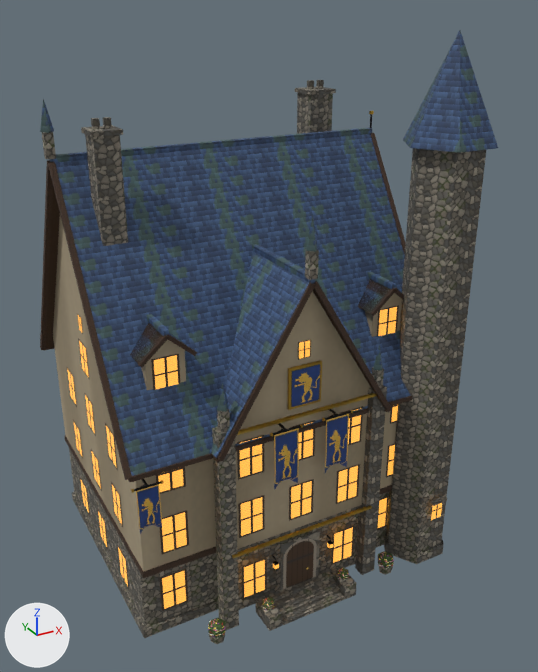
The glTF model www/proto3d/models/beth/hi/buildings_card2/bld_guildhall_card2_lod2.glb as it was, and as the next commit left it.
Before and after are seen from a 50 mm camera at (-14.0, -29.2, 24.5) aimed at (1.2, -1.5, 10.7). Lighting does not change. The marker at lower left points along +X, +Y and +Z. The picture after the commit comes second. Vertices at exactly the same position are counted once.

The first picture shows 'bld_guildhall_card2'.
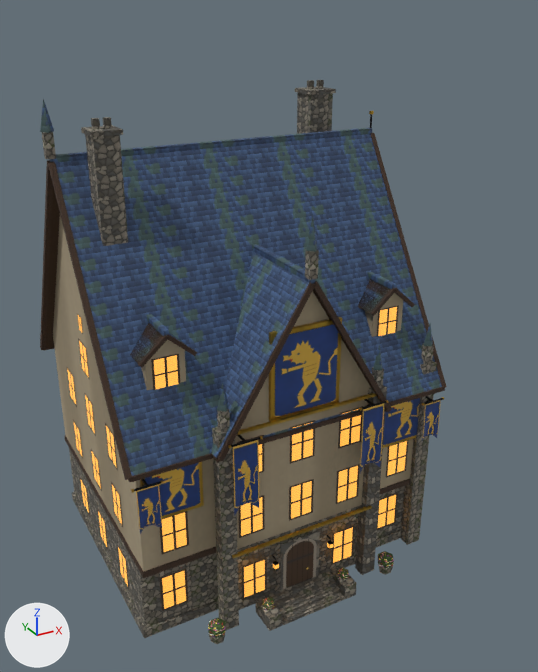
What differs and where, as boxes [x1, y1, x2, y2] in the pictures (538 x 672 px; the box of a moved part takes in the faces that stretch with it):
'bld_guildhall_card2', reshaped (11% narrower, 8% shorter)
    before: [40, 30, 498, 644]
    after: [40, 80, 447, 644]
part 1 of me_bld_guildhall_card2, added
    after: [421, 343, 434, 365]
part 2 of me_bld_guildhall_card2, added
    after: [424, 324, 433, 346]
part 3 of me_bld_guildhall_card2, added
    after: [269, 317, 342, 421]
part 4 of me_bld_guildhall_card2, added
    after: [140, 462, 204, 519]
part 5 of me_bld_guildhall_card2, added (mostly hidden)
    after: [383, 435, 416, 448]
part 6 of me_bld_guildhall_card2, deleted
    before: [288, 30, 498, 564]
part 7 of me_bld_guildhall_card2, moved or reshaped
    before: [270, 148, 486, 554]
    after: [145, 325, 437, 545]
part 8 of me_bld_guildhall_card2, surface changed
    before: [420, 391, 459, 534]
    after: [404, 394, 434, 544]

The edits, one by one:
me_bld_guildhall_card2 is used by ob_bld_guildhall_card2; location (0.0, 0.0, 0.0).
me_bld_guildhall_card2 had 2914 vertices, 3808 faces and spanned x -7.7..8.8, y -7.9..6.7, z 0.0..23.8.
me_bld_guildhall_card2 now has 3368 vertices, 4704 faces and spans x -7.7..7.6, y -7.8..6.7, z 0.0..21.5.
me_bld_guildhall_card2 part 1: a new loose piece, a box spanning x 6.7..7.05, y -6.11..-5.76, z 9.9..10.8, in mat_card2_shared.
me_bld_guildhall_card2 part 2: the loose piece of 9 vertices spanning x 3.3..3.9, y -6.9..-6.4, z 10.7..11.8 is copied, and the copy is moved by (3.3, 0.7, 0.1); it spans x 6.6..7.1, y -6.2..-5.7, z 10.8..11.9.
me_bld_guildhall_card2 part 3: a new loose piece of 268 vertices spanning x -1.6..1.6, y -6.8..-6.6, z 9.6..13.4, in mat_card2_shared.
me_bld_guildhall_card2 part 4: a new loose piece of 212 vertices spanning x -6.8..-4.3, y -6.1..-6.0, z 6.2..9.2, in mat_card2_shared.
me_bld_guildhall_card2 part 5: a new loose piece of 212 vertices spanning x 4.3..6.8, y -6.1..-6.0, z 6.2..9.2, in mat_card2_shared.
me_bld_guildhall_card2 part 6: 6 loose pieces with 193 vertices, spanning x -0.8..8.8, y -7.9..-4.5, z 0.0..23.8, are deleted.
me_bld_guildhall_card2 part 7: 250 vertices moved from x -1.9..8.3, y -7.4..-4.9, z 0.0..9.4 to x -3.7..7.2, y -7.4..-5.7, z 0.0..9.4; 82 vertices removed from x 5.3..8.3, y -7.4..-4.9, z 0.0..19.6; 20 vertices added at x -6.7..7.2, y -6.8..-5.7, z 0.0..13.2.
me_bld_guildhall_card2 part 8: 41 kept faces spanning x 6.5..7.2, y -6.2..-5.7, z 0.0..9.0 get new texture (UV) coordinates.
